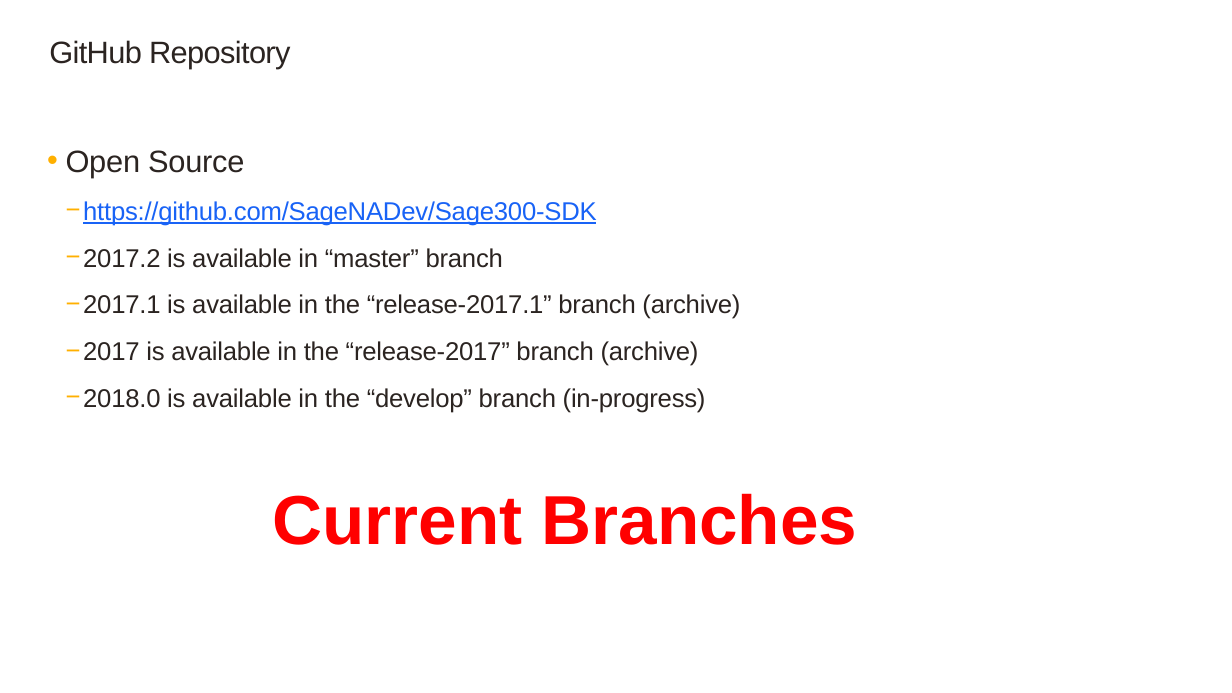
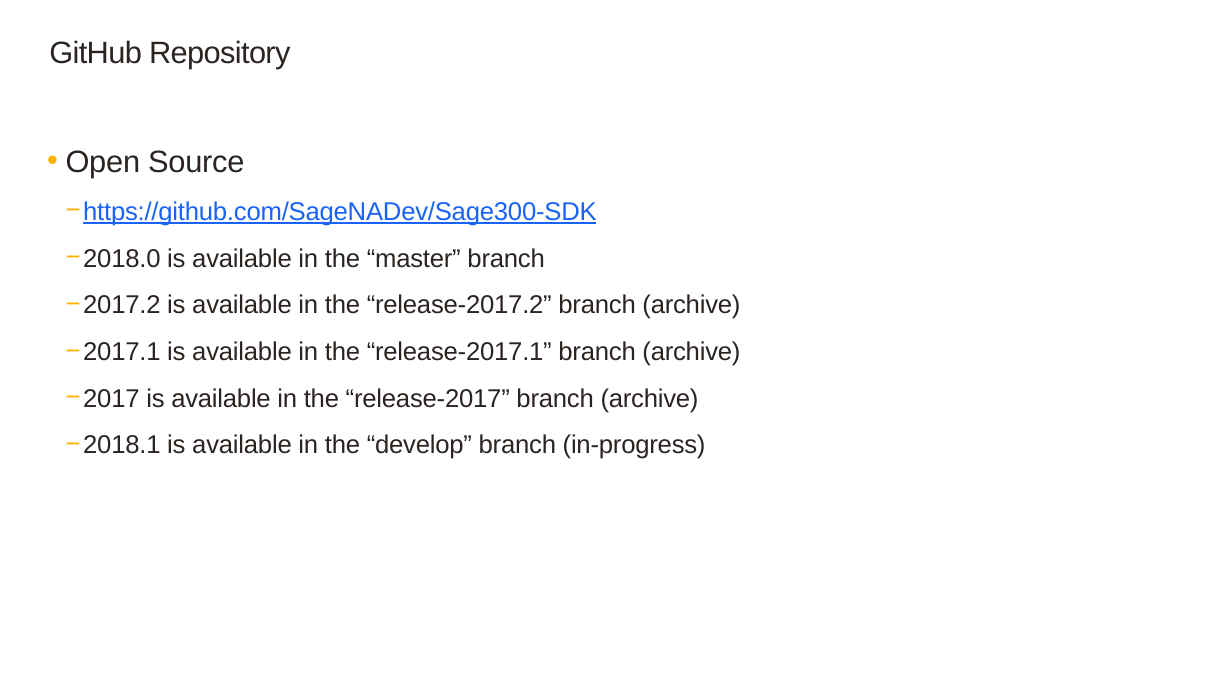
Before and after one commit to SageNADev/Sage300-SDK, a slide deck: slide 11 of docs/presentations/Sage300SDK_2018.0WebSDKOverview.pptx. Drawn at 1232x693 pixels with LibreOffice and Linux fonts; fonts in the diff are those of the drawing; background and template pictures are left out. Boxes give left, top, right and bottom in pixels: in the first picture for what was removed or moved away, otherwise in the second. Text is boxed around its words. In the diff, an @@ line names an element or a change of style, - is before the commit and + after.

```diff
--- a/docs/presentations/Sage300SDK_2018.0WebSDKOverview.pptx
+++ b/docs/presentations/Sage300SDK_2018.0WebSDKOverview.pptx
@@ text at (x1=83, y1=248, x2=740, y2=319): text changed @@
-    − 2017.2 is available in “master” branch
+    − 2018.0 is available in the “master” branch
+    − 2017.2 is available in the “release-2017.2” branch (archive)
@@ text at (x1=83, y1=434, x2=706, y2=459): text changed @@
-    − 2018.0 is available in the “develop” branch (in-progress)
+    − 2018.1 is available in the “develop” branch (in-progress)
@@ text removed at (x1=272, y1=493, x2=858, y2=545) @@
-Current Branches
```
Also in this commit, not shown: 7 other slides changed.
